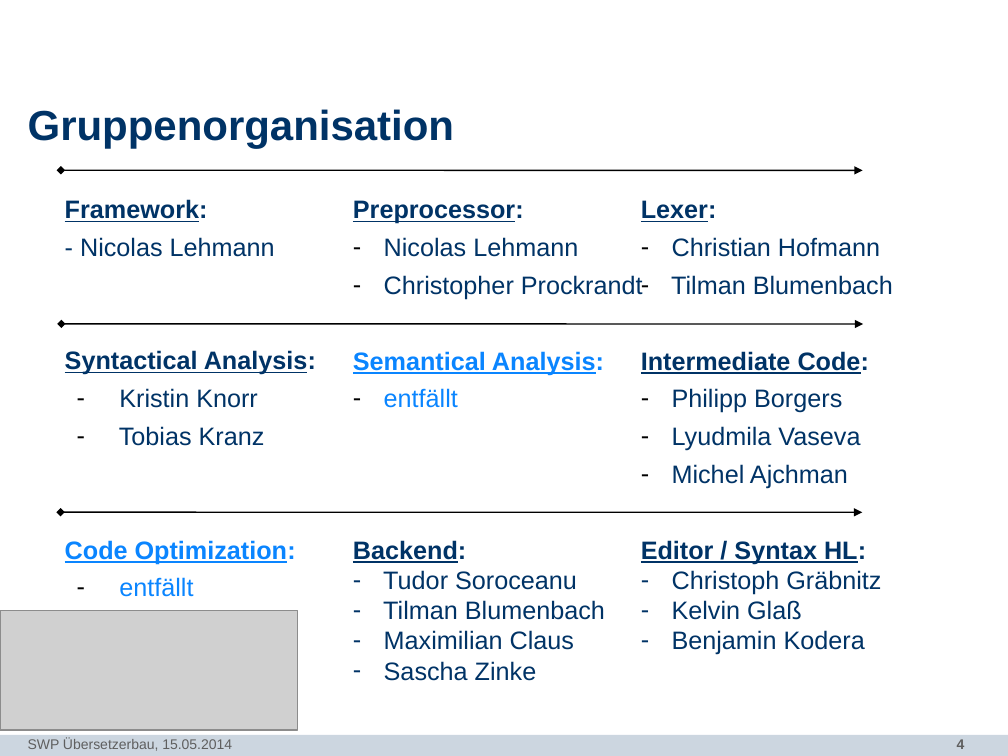
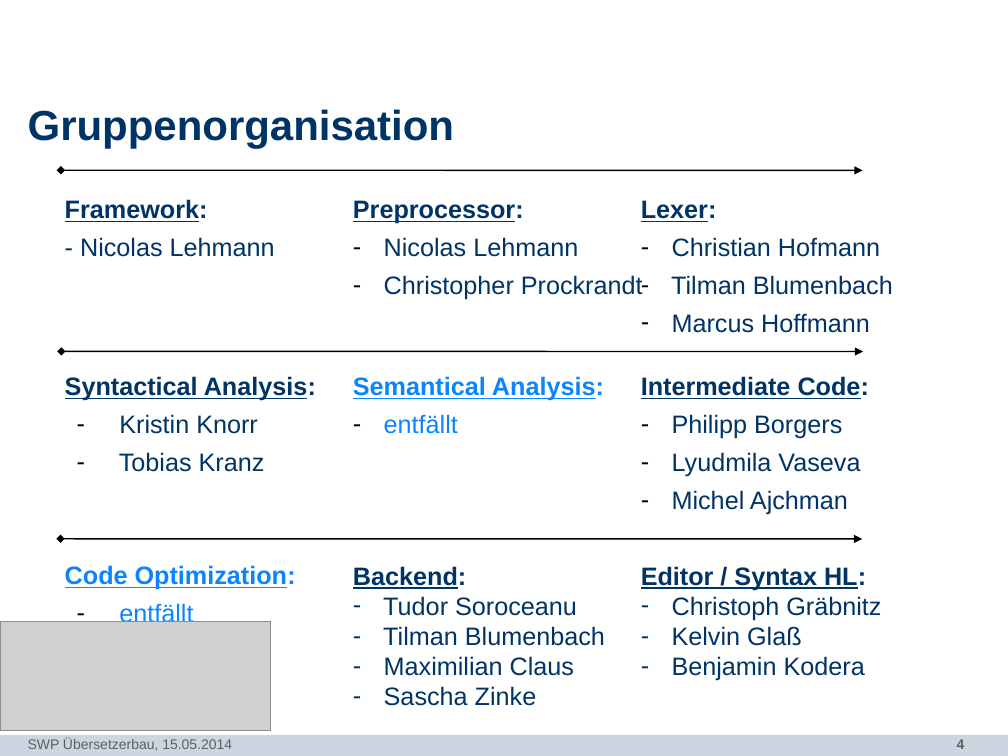
Before and after one commit to SWP-Ubau-SoSe2014-Haskell/SWPSoSe14, a slide deck: slide 4 of documentation/SWPSoSe14MS1.ppt. Drawn at 1008x756 pixels with LibreOffice and Linux fonts; fonts in the diff are those of the drawing; grey boxes stand for pictures; background and template pictures are left out. Boxes give left, top, right and bottom in pixels: in the first picture for what was removed or moved away, otherwise in the second. Text is boxed around its words. In the diff, an @@ line names an element or a change of style, - is before the commit and + after.

```diff
--- a/documentation/SWPSoSe14MS1.ppt
+++ b/documentation/SWPSoSe14MS1.ppt
@@ text "Framework:" rewrapped from [65,199,316,597] to [65,199,316,628] @@
@@ text "Preprocessor:" rewrapped from [353,200,643,681] to [353,200,643,706] @@
@@ text at [672,313,870,333]: paragraph added @@
+– Marcus Hoffmann
@@ double arrow moved from (61, 324) - (863, 324) to (61, 352) - (863, 352) @@
@@ double arrow moved from (60, 512) - (862, 512) to (60, 539) - (862, 539) @@
@@ picture: place and size @@
-picture at [0,610,297,730]
+picture at [0,621,270,730]
```
Also in this commit, not shown: 1 other file.
